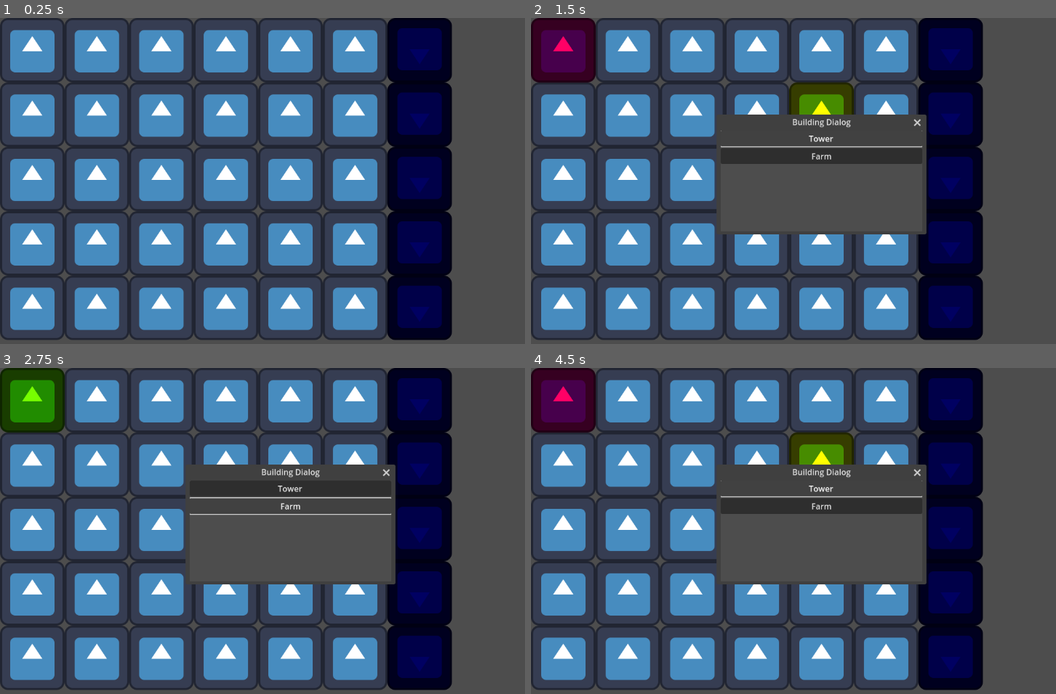
Above: before the commit, frames 1-4 (two rows, left to right).
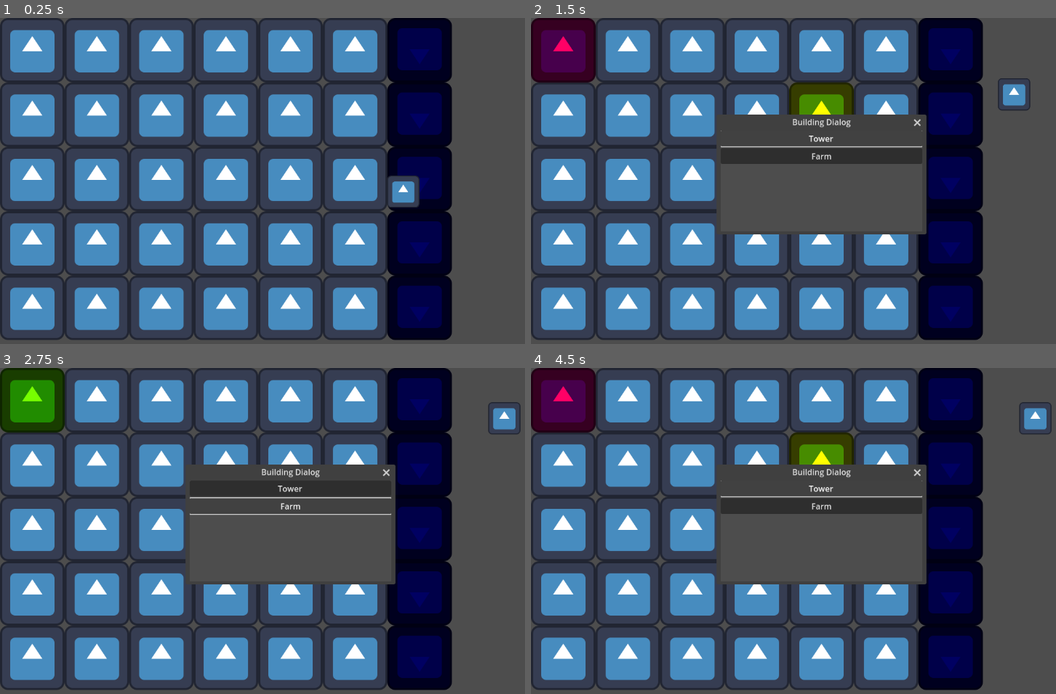
Above: after the commit, the same moments.

Repository: TheSephyr/Miner
Game: Godot game, scene res://game_map.tscn
Same seed, same stepped clock (60 frames per second), same inputs: the game is played once before the commit and once after it. This scene is started directly instead of the project's main scene. The engine's default icon, where the game draws it, is replaced by a stand-in: a white triangle on a blue panel in a dark square.
Inputs (mouse positions are in pixels of both pictures, inside the frame that each line leads up to):
- Up to frame 1 (0.25 s): no input
- Up to frame 2 (1.5 s): move the mouse to (562, 50) at 0.52 s; click (562, 50) at 0.67 s; click "Tower" at 1.25 s
- Up to frame 3 (2.75 s): click "Farm" at 2 s
- Up to frame 4 (4.5 s): click "Tower" at 2.75 s; click "Farm" at 3.5 s; click "Tower" at 4.25 s

The runs differ from the first frame. In frame 1, 0.6% of the frame differs, in the area x 73-80%, y 48-59%; in frame 2, 0.4%; in frame 3, 0.4%; in frame 4, 0.4%.

Commit message:
Spawning enemies

Diff:
--- a/Grid.gd
+++ b/Grid.gd
@@ -2,6 +2,7 @@
 
 const tileScene = preload("res://tile.tscn")
 const spawn_tile = preload("res://spawn_tile.tscn")
+const enemyScene = preload("res://enemy.tscn")
 
 var width: int = 6
 var height: int = 5
@@ -14,6 +15,7 @@
 # Called when the node enters the scene tree for the first time.
 func _ready():
 	generateGrid()
+	spawnEnemies()
 	pass # Replace with function body.
 
 # Called every frame. 'delta' is the elapsed time since the previous frame.
@@ -53,3 +55,12 @@
 
 func worldToGrid(_pos: Vector2) -> Vector2:
 	return floor(_pos / cellSize)
+
+func spawnEnemies():
+	print(spawns.size())
+	var rand_value = randi() % spawns.size()
+	print(rand_value)
+	var enemyStart = gridToWorld(spawns.keys()[rand_value])
+	var enemy = enemyScene.instantiate()
+	enemy.position = enemyStart
+	add_child(enemy)
--- a/game_map.gd
+++ b/game_map.gd
@@ -1,6 +1,6 @@
 extends Node2D
 
-
+var enemies: Array = []
 # Called when the node enters the scene tree for the first time.
 func _ready():
 	pass # Replace with function body.
